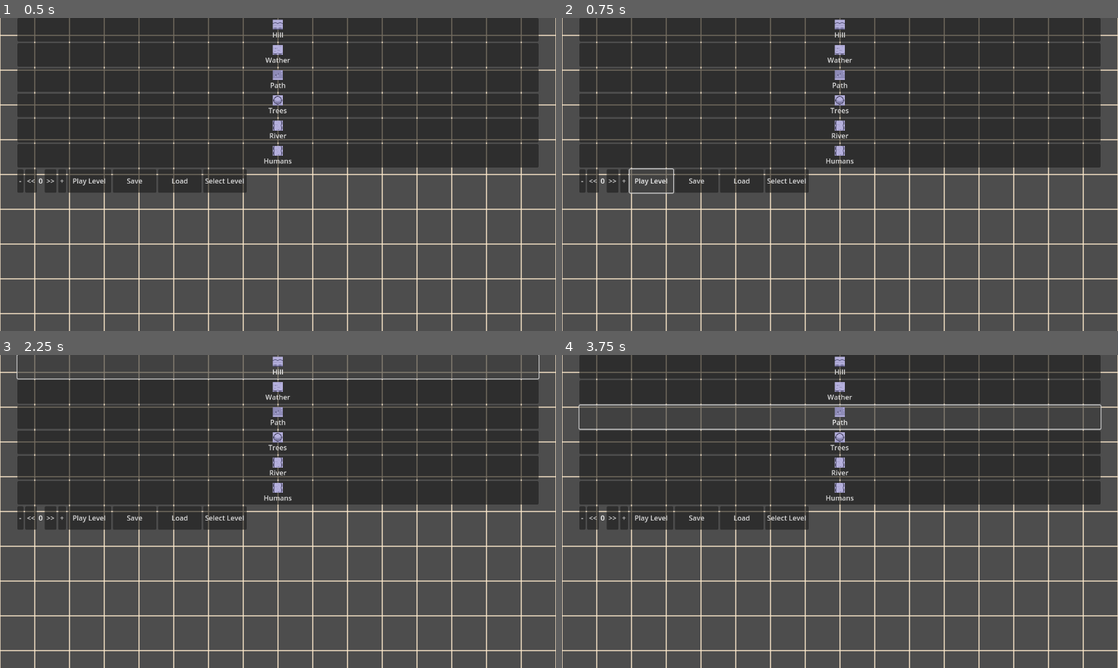
Above: before the commit, frames 1-4 (two rows, left to right).
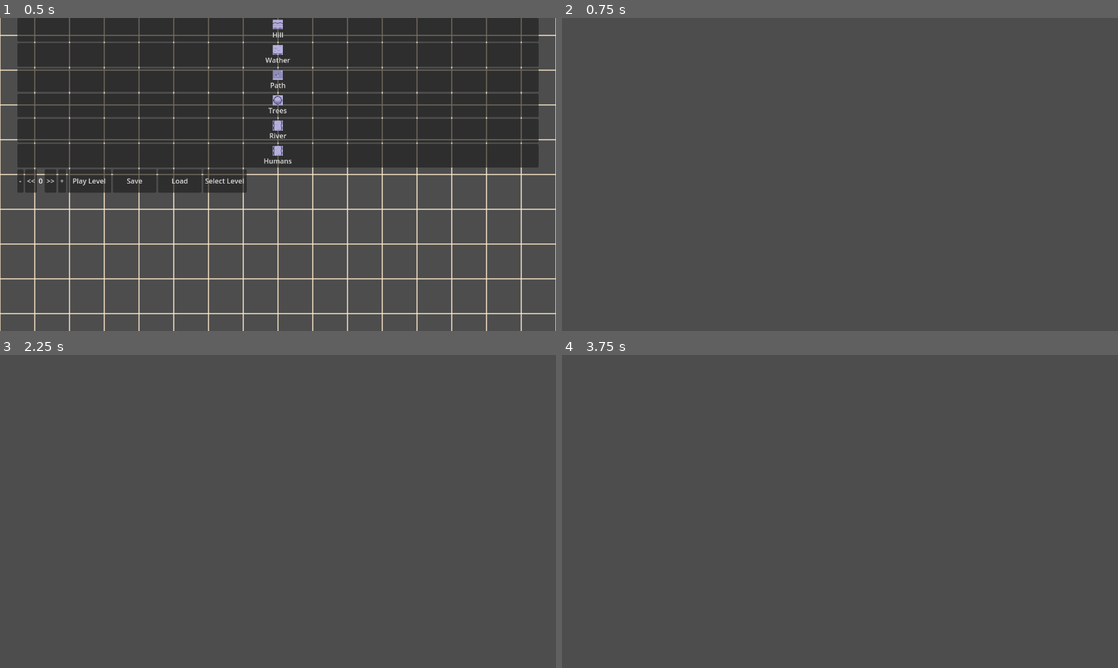
Above: after the commit, the same moments.

Repository: PeraBajaDev/editor-de-niveles-2d
Game: Godot game, scene res://Scenes/editor_mode.tscn
Same seed, same stepped clock (60 frames per second), same inputs: the game is played once before the commit and once after it. Before the commit the project has no main scene; this scene is started directly in both runs.
Inputs (mouse positions are in pixels of both pictures, inside the frame that each line leads up to):
- Up to frame 1 (0.5 s): no input
- Up to frame 2 (0.75 s): click "Play Level" at 0.5 s
- Up to frame 3 (2.25 s): click (88, 517) at 1.25 s, where only the run before the commit has a clickable "Play Level"; click (278, 367) at 2 s, where only the run before the commit has a clickable "Hill"
- Up to frame 4 (3.75 s): click (840, 392) at 2.75 s, where only the run before the commit has a clickable "Wather"; click (840, 417) at 3.5 s, where only the run before the commit has a clickable "Path"

Frame 1 is identical in both runs. In frame 2, 45% of the frame differs, in the area x 0-100%, y 0-100%; in frame 3, 40%; in frame 4, 41%.
Error before the commit: Parse Error: Identifier "LevelManager" not declared in the current scope. (res://Scripts/tile_map_layer_container.gd:85)

Commit message:
Cambiado configuraciones del proyecto

Diff:
--- a/project.godot
+++ b/project.godot
@@ -11,18 +11,20 @@
 [application]
 
 config/name="Editor de niveles 2D"
-run/main_scene="res://editor.tscn"
+run/main_scene="res://Scenes/editor_mode.tscn"
 config/features=PackedStringArray("4.3", "Forward Plus")
 config/icon="res://icon.svg"
 
 [autoload]
 
 TileManager="*res://Scripts/tile_manager.gd"
+LevelManager="*res://Scripts/level_manager.gd"
 
 [display]
 
 window/size/viewport_width=1280
 window/size/viewport_height=720
+window/size/mode=1
 window/size/resizable=false
 window/stretch/mode="viewport"
 
@@ -43,6 +45,16 @@
 "events": [Object(InputEventMouseButton,"resource_local_to_scene":false,"resource_name":"","device":-1,"window_id":0,"a …(253 unchanged characters)…
 ]
 }
+zoom_in={
+"deadzone": 0.5,
+"events": [Object(InputEventMouseButton,"resource_local_to_scene":false,"resource_name":"","device":-1,"window_id":0,"alt_pressed":false,"shift_pressed":false,"ctrl_pressed":false,"meta_pressed":false,"button_mask":0,"position":Vector2(0, 0),"global_position":Vector2(0, 0),"factor":1.0,"button_index":4,"canceled":false,"pressed":false,"double_click":false,"script":null)
+]
+}
+zoom_out={
+"deadzone": 0.5,
+"events": [Object(InputEventMouseButton,"resource_local_to_scene":false,"resource_name":"","device":-1,"window_id":0,"alt_pressed":false,"shift_pressed":false,"ctrl_pressed":false,"meta_pressed":false,"button_mask":0,"position":Vector2(0, 0),"global_position":Vector2(0, 0),"factor":1.0,"button_index":5,"canceled":false,"pressed":false,"double_click":false,"script":null)
+]
+}
 
 [rendering]
 
